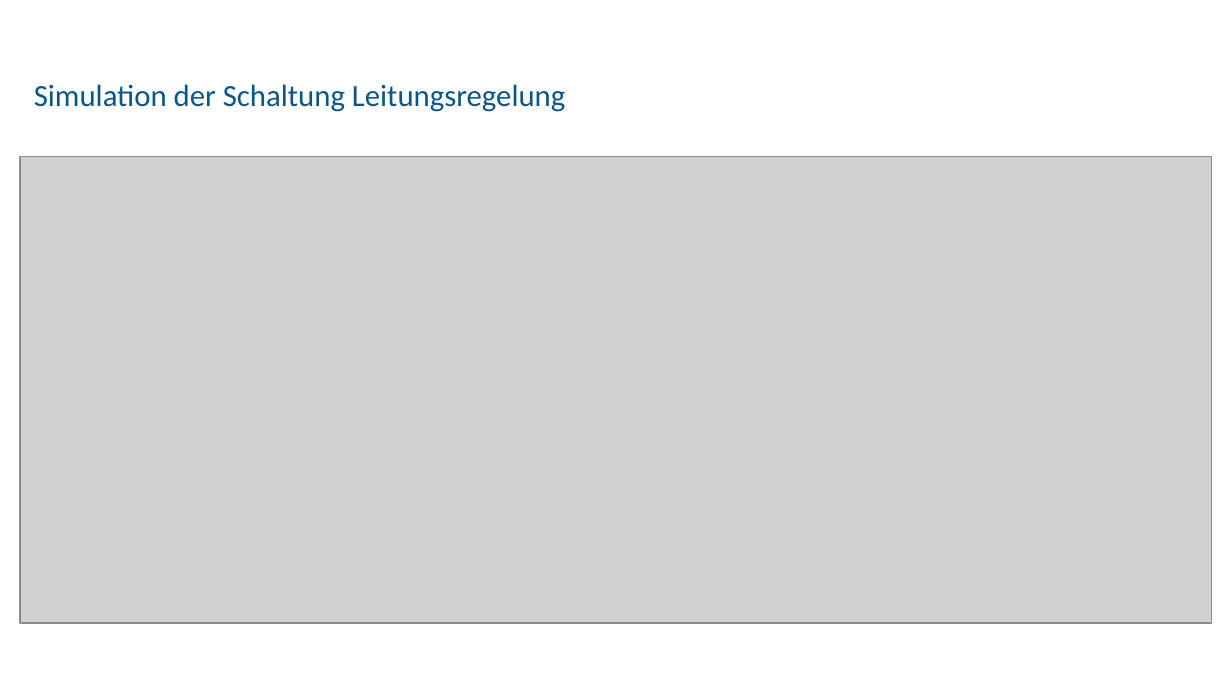
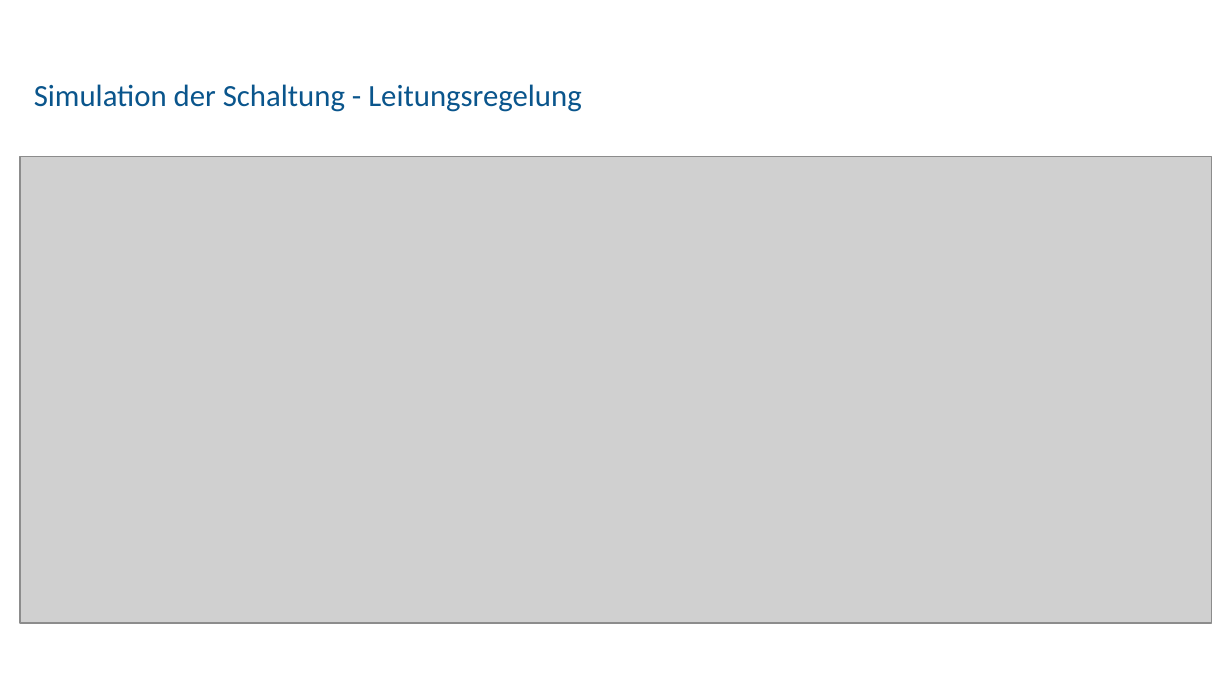
Before and after one commit to mimeiners/ASLK_PRO, a slide deck: slide 7 of docs/img/Experiment_11/Präsentation_ANS_LDO.pptx. Drawn at 1232x693 pixels with LibreOffice and Linux fonts; fonts in the diff are those of the drawing; grey boxes stand for pictures; background and template pictures are left out. Boxes give left, top, right and bottom in pixels: in the first picture for what was removed or moved away, otherwise in the second. Text is boxed around its words. In the diff, an @@ line names an element or a change of style, - is before the commit and + after.

```diff
--- a/docs/img/Experiment_11/Präsentation_ANS_LDO.pptx
+++ b/docs/img/Experiment_11/Präsentation_ANS_LDO.pptx
@@ title at (34,84,581,112): text changed @@
-Simulation der Schaltung Leitungsregelung
+Simulation der Schaltung - Leitungsregelung
```
Also in this commit, not shown: 4 other slides changed, 1 slide added, 1 slide removed, 1 other file.
